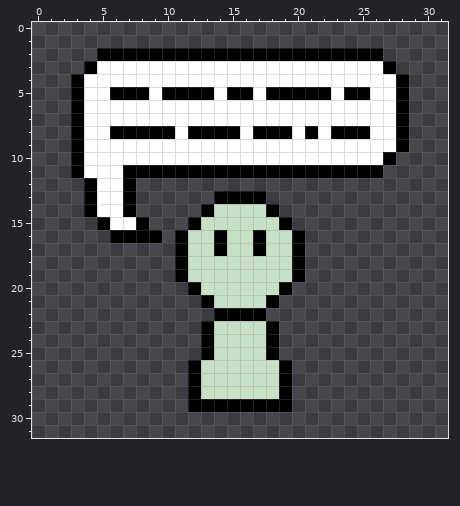
Two states of a pixel-art sprite, src/img/icon/comments.png. Above: the version before the commit.
The file is 32x32 pixels. Colours within 5 levels of each other are drawn and written as one.
The same view after the edit:
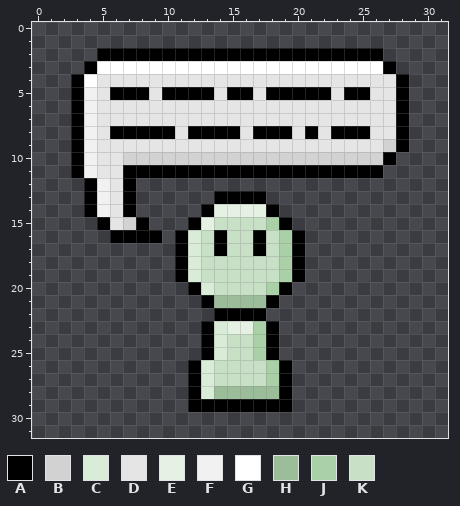
Palette (. is transparent): A #000000  B #d2d2d2  C #d9ecd8  D #e5e5e5  E #e4f1e3  F #f1f1f1  G #ffffff  H #9bbd99  J #a9d0a6  K #c8e1c6
The edit:
Colour G becomes colour B in row 9 at x 27; in row 10 at x 7 to 26; in row 15 at x 7.
Colour K becomes colour C in rows 16 to 19 at x 12; in row 20 at x 13; in rows 23 to 25 at x 14; in rows 26 to 28 at x 13.
Colour G becomes colour D in row 4 at x 5 to 27; in row 5 at x 5, 9, 14, 17, 23 and 26 to 27; in rows 6 to 7 at x 5 to 27; in row 8 at x 5, 11, 16, 20, 22 and 26 to 27; in row 9 at x 5 to 26; in rows 10 to 11 at x 5 to 6.
Colour G becomes colour D in rows 12 to 15 at x 6.
Colour K becomes colour E in row 14 at x 14 to 17; in row 15 at x 13; in row 23 at x 15 to 16.
Colour G becomes colour F in rows 5 to 11 at x 4; in rows 12 to 14 at x 5.
Colour K becomes colour H in row 21 at x 14 to 17; in row 28 at x 14 to 18.
Colour K becomes colour J in row 15 at x 18; in rows 16 to 19 at x 19; in row 20 at x 18; in rows 23 to 25 at x 17; in rows 26 to 27 at x 18.
